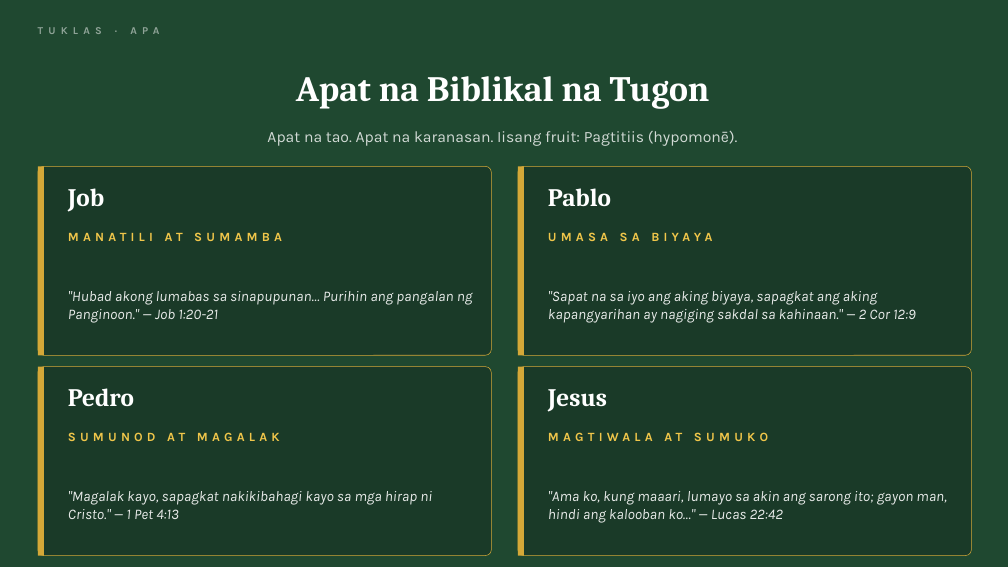
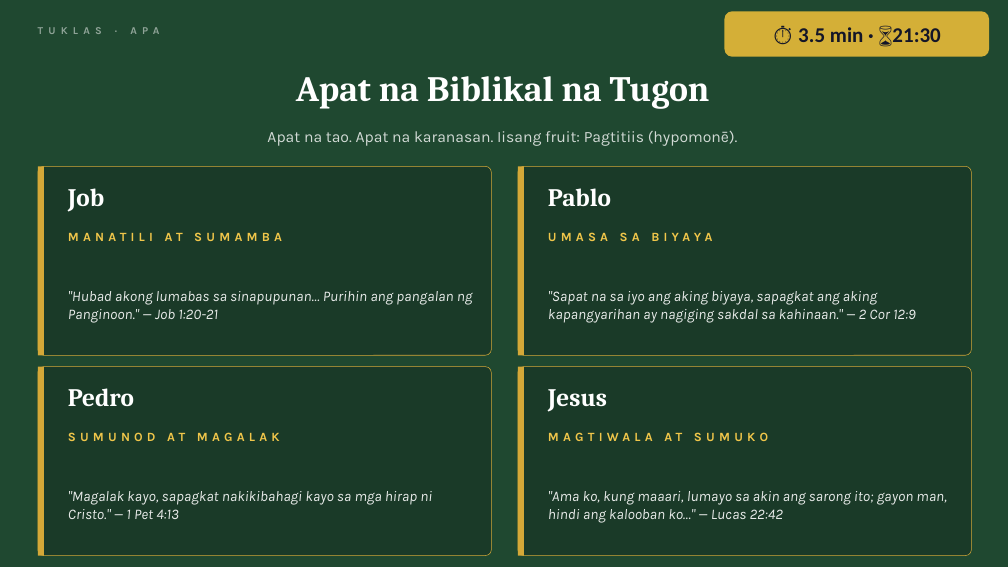
Before and after one commit to gejable1/multiply, a slide deck: slide 10 of lessons/btli101_xrw5fg/btli1_l5_slides.pptx (slide 8 before the commit). Drawn at 1008x567 pixels with LibreOffice and Linux fonts; fonts in the diff are those of the drawing. Boxes give left, top, right and bottom in pixels: in the first picture for what was removed or moved away, otherwise in the second. Text is boxed around its words. In the diff, an @@ line names an element or a change of style, - is before the commit and + after.

```diff
--- a/lessons/btli101_xrw5fg/btli1_l5_slides.pptx
+++ b/lessons/btli101_xrw5fg/btli1_l5_slides.pptx
@@ rounded rectangle added at box(724, 11, 989, 57), fill #D4AF37, 20 pt, text #141628, bold @@
+⏱ 3.5 min · ⌛21:30
```
Also in this commit, not shown: 15 other slides changed, 6 slides added.
